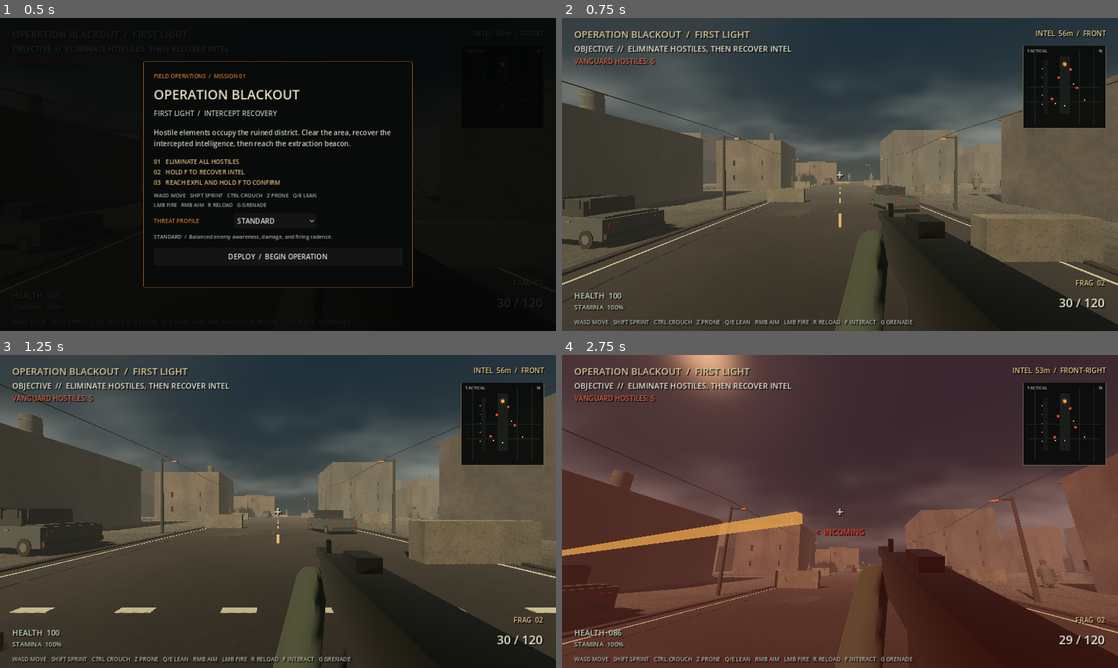
Above: before the commit, frames 1-4 (two rows, left to right).
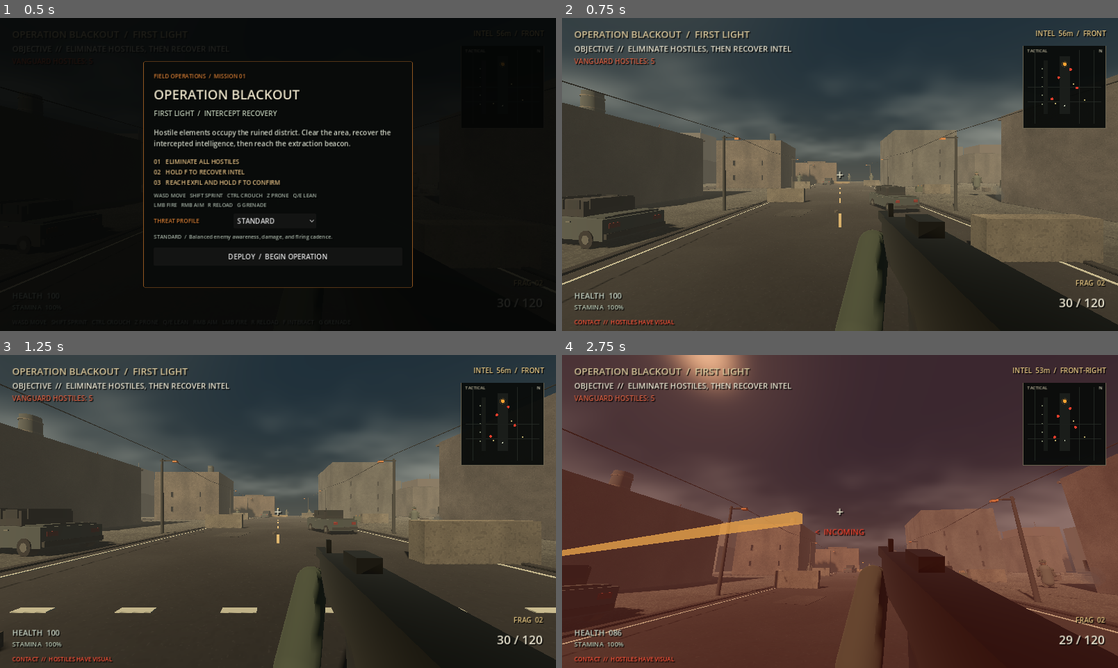
Above: after the commit, the same moments.

Repository: Liladizilla/operation-blackout
Game: Godot game, scene res://scenes/main.tscn
The game is run twice, just before and just after one commit, with the same random seed, the same clock (stepped at 60 frames per second) and the same inputs.
Inputs (mouse positions are in pixels of both pictures, inside the frame that each line leads up to):
- Up to frame 1 (0.5 s): no input
- Up to frame 2 (0.75 s): click "DEPLOY / BEGIN OPERATION" at 0.5 s
- Up to frame 3 (1.25 s): no input
- Up to frame 4 (2.75 s): tap Enter at 1.25 s; move the mouse to (867, 511) at 1.27 s; hold W (move_forward) from 1.28 s (still down); tap Ctrl (crouch) at 1.35 s; click (867, 511) at 1.42 s; tap Space (jump) at 1.52, 1.82, 2.27, 2.57 s; move the mouse to (812, 511) at 2.02 s; tap F (interact) at 2.1 s

Frame 1 is identical in both runs. In frame 2, 0.7% of the frame differs, in the area x 2-64%, y 96-99%; in frame 3, 0.7%; in frame 4, 0.8%.
Error before the commit: Invalid call. Nonexistent function 'notify_hostile_contact (via call)' in base 'CanvasLayer (hud.gd)'. (res://scripts/main.gd:817)

Commit message:
Add hostile contact HUD alert

Diff:
--- a/scripts/hud.gd
+++ b/scripts/hud.gd
@@ -266,6 +266,10 @@
     status_label.text = "HOSTILE NEUTRALIZED  //  %d REMAINING" % remaining
     status_label.add_theme_color_override("font_color", Color(1.0, 0.62, 0.28))
 
+func notify_hostile_contact() -> void:
+    status_label.text = "CONTACT  //  HOSTILES HAVE VISUAL"
+    status_label.add_theme_color_override("font_color", Color(1.0, 0.32, 0.22))
+
 func set_status(message: String) -> void:
     status_label.text = message
 
